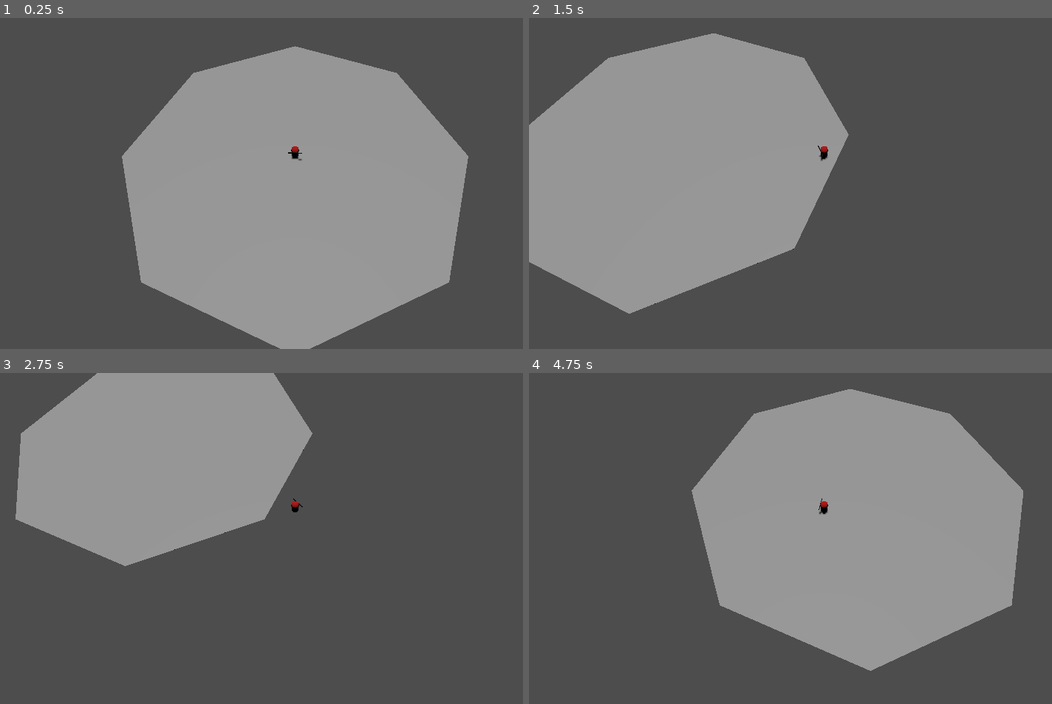
Above: before the commit, frames 1-4 (two rows, left to right).
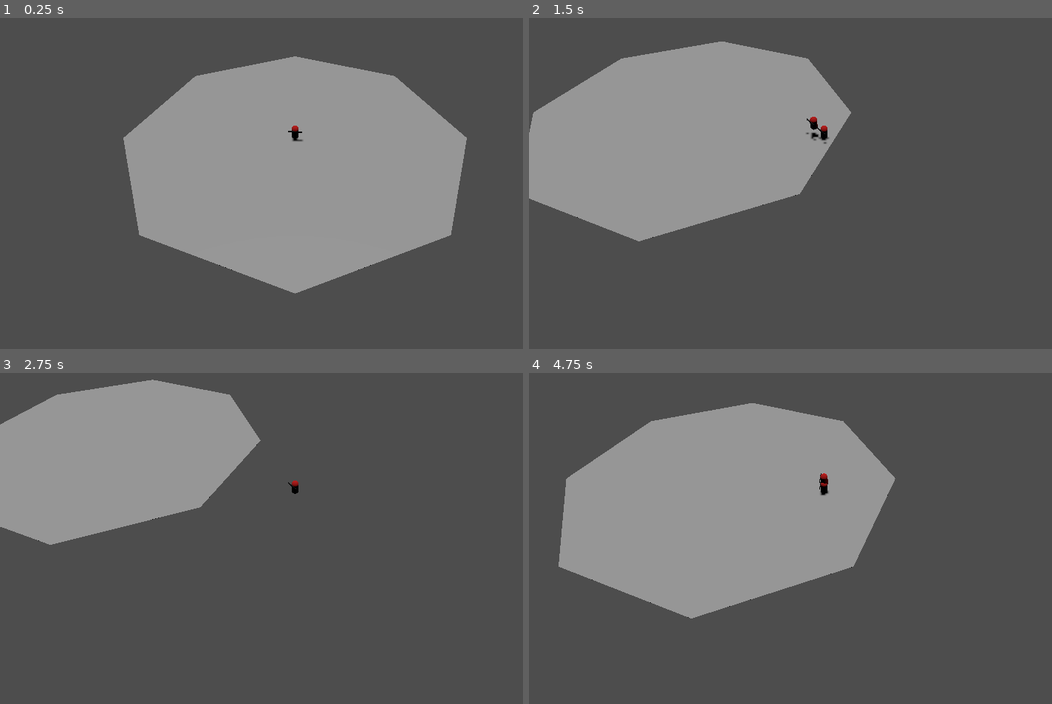
Above: after the commit, the same moments.

Repository: SABECK1/wk
Game: Godot game, scene res://src/level.tscn
Two runs of this game, one before a commit and one after it. Both use one fixed random seed, a clock stepped at 60 frames per second and the inputs below.
Inputs (mouse positions are in pixels of both pictures, inside the frame that each line leads up to):
- Up to frame 1 (0.25 s): no input
- Up to frame 2 (1.5 s): tap Enter at 0.5 s; move the mouse to (952, 166) at 0.52 s; hold D (ui_right) 0.53-1.28 s; tap Q (ability_q) at 0.6 s; tap E (ability_e, bound only after the commit) at 0.8, 1.35 s; move the mouse to (706, 200) at 1.27 s; hold S (ui_down) from 1.28 s (still down)
- Up to frame 3 (2.75 s): tap Q (ability_q) at 1.55, 2.1 s; move the mouse to (355, 465) at 2.02 s; release S (ui_down) at 2.03 s; hold D (ui_right) from 2.03 s (still down); tap E (ability_e, bound only after the commit) at 2.3 s
- Up to frame 4 (4.75 s): move the mouse to (795, 604) at 2.77 s; release D (ui_right) at 2.78 s; hold W (ui_up) 2.78-3.53 s; tap E (ability_e, bound only after the commit) at 2.85, 3.8, 4.35 s; tap Q (ability_q) at 3.05, 3.6, 4.55 s; move the mouse to (999, 588) at 3.52 s; hold A (ui_left) from 3.53 s (still down); move the mouse to (649, 488) at 4.27 s

The runs differ from the first frame. In frame 1, 12% of the frame differs, in the area x 23-90%, y 8-100%; in frame 2, 12%; in frame 3, 11%; in frame 4, 38%, in the area x 5-95%, y 4-90%.
Error before the commit: Invalid access to property or key 'position' on a base object of type 'Dictionary'. (res://src/Abilities/Blink/Blink.gd:11)
Error after the commit: Invalid access to property or key 'position' on a base object of type 'Dictionary'. (res://src/Abilities/Ghost/Ghost.gd:13)

Commit message:
Ghost Ability Look Direction and Despawn

Diff:
--- a/project.godot
+++ b/project.godot
@@ -14,6 +14,10 @@
 run/main_scene="res://src/level.tscn"
 config/features=PackedStringArray("4.2", "Forward Plus")
 config/icon="res://icon.svg"
+
+[autoload]
+
+PlayerVariables="*res://src/Global/PlayerVariables.gd"
 
 [input]
 
@@ -50,3 +54,8 @@
 "events": [Object(InputEventKey,"resource_local_to_scene":false,"resource_name":"","device":-1,"window_id":0,"alt_pressed":false,"shift_pressed":false,"ctrl_pressed":false,"meta_pressed":false,"pressed":false,"keycode":0,"physical_keycode":81,"key_label":0,"unicode":113,"echo":false,"script":null)
 ]
 }
+ability_e={
+"deadzone": 0.5,
+"events": [Object(InputEventKey,"resource_local_to_scene":false,"resource_name":"","device":-1,"window_id":0,"alt_pressed":false,"shift_pressed":false,"ctrl_pressed":false,"meta_pressed":false,"pressed":false,"keycode":0,"physical_keycode":69,"key_label":0,"unicode":101,"echo":false,"script":null)
+]
+}
--- a/src/Abilities/AbilityController.gd
+++ b/src/Abilities/AbilityController.gd
@@ -6,7 +6,7 @@
 var ability_trigger : String # Key to trigger ability
 var can_use : bool
 
-func _init(use_key : String = "ability_q", cooldown_value : float = 0.5):
+func _init(use_key : String = "", cooldown_value : float = 0.5):
 	base_cooldown = cooldown_value
 	ability_trigger = use_key
 	can_use = true
--- a/src/Abilities/Blink/Blink.gd
+++ b/src/Abilities/Blink/Blink.gd
@@ -3,10 +3,10 @@
 
 const blink_range = 10
 func use_ability(user, mouse_coords):
-	print(can_use_ability())
 	if not can_use_ability():
+		print("Blink on Cooldown")
 		return
-
+	print("Used Blink")
 	# When the cursor hovers directly over the player, the player should not move further than that using blink
 	var maximum_distance_vector = mouse_coords.position - user.position
 
--- /dev/null
+++ b/src/Abilities/Ghost/Ghost.gd
@@ -0,0 +1,17 @@
+class_name Ghost extends Ability
+var ghost = load("res://src/Abilities/Ghost/GhostDisplay.tscn")
+
+func use_ability(user, mouse_coords):
+	if not can_use_ability():
+		print("Ghost on Cooldown")
+		return
+	print("Used Ghost")
+	var g = ghost.instantiate()
+
+	# Ghost should spawn at User location
+	g.position = user.position
+	g.configure(user, mouse_coords.position - user.position)
+
+	# Adds Ghost as separate node in the tree, to unlink both Bodies
+	get_node("/root").add_child(g)
+	set_on_cooldown()
--- /dev/null
+++ b/src/Abilities/Ghost/Ghost.tscn
@@ -0,0 +1,6 @@
+[gd_scene load_steps=2 format=3 uid="uid://cknhrlurixbs3"]
+
+[ext_resource type="Script" path="res://src/Abilities/Ghost/Ghost.gd" id="1_q5m7w"]
+
+[node name="Ghost" type="Node3D"]
+script = ExtResource("1_q5m7w")
--- /dev/null
+++ b/src/Abilities/Ghost/GhostDisplay.gd
@@ -0,0 +1,37 @@
+extends Entity
+
+var ghost_target_velocity = Vector3.ZERO
+var ghost_direction = Vector3.ZERO
+var ghost_parent = null
+var ghost_max_distance = 1150
+var ghost_current_distance = Vector3.ZERO
+
+func configure(parent = null, direction = null):
+	ghost_parent = parent
+	ghost_direction = direction
+
+func _ready():
+	pass # Replace with function body.
+
+
+# Called every frame. 'delta' is the elapsed time since the previous frame.
+func _physics_process(delta):
+	# Ghost Movement Direction
+	if ghost_direction != Vector3.ZERO:
+		ghost_direction = ghost_direction.normalized()
+
+	ghost_target_velocity.x = ghost_direction.x * PlayerVariables.speed
+	ghost_target_velocity.z = ghost_direction.z * PlayerVariables.speed
+	velocity = ghost_target_velocity
+
+	# Ghost facing direction
+	var look_direction = ghost_direction
+	look_direction.z *= -1
+	$Body.look_at(ghost_direction * 2000, Vector3.UP)
+
+	# Ghost ability over?
+	ghost_current_distance += ghost_target_velocity
+
+	if ghost_current_distance.length() >= ghost_max_distance:
+		self.queue_free()
+	move_and_slide()
--- /dev/null
+++ b/src/Abilities/Ghost/GhostDisplay.tscn
@@ -0,0 +1,32 @@
+[gd_scene load_steps=6 format=3 uid="uid://b0gmnxslvnow"]
+
+[ext_resource type="Script" path="res://src/Abilities/Ghost/GhostDisplay.gd" id="1_2ylfu"]
+
+[sub_resource type="CapsuleMesh" id="CapsuleMesh_cme2u"]
+
+[sub_resource type="StandardMaterial3D" id="StandardMaterial3D_ogeun"]
+albedo_color = Color(0.686275, 0.027451, 0, 1)
+
+[sub_resource type="CylinderMesh" id="CylinderMesh_ystib"]
+
+[sub_resource type="StandardMaterial3D" id="StandardMaterial3D_bdo0h"]
+albedo_color = Color(0, 0, 0, 1)
+
+[node name="Player" type="CharacterBody3D"]
+script = ExtResource("1_2ylfu")
+
+[node name="Body" type="MeshInstance3D" parent="."]
+transform = Transform3D(-2.18557e-07, 0, 1, 0, 1, 0, -1, 0, -2.18557e-07, 0, 1.02719, 0)
+mesh = SubResource("CapsuleMesh_cme2u")
+skeleton = NodePath("")
+surface_material_override/0 = SubResource("StandardMaterial3D_ogeun")
+
+[node name="Staff" type="MeshInstance3D" parent="Body"]
+transform = Transform3D(0.00589102, 0.918531, -0.00152891, 3.1016e-12, -0.00589261, -0.239053, -0.10657, 0.050775, -8.45157e-05, 0.00171314, 0.425319, -0.501455)
+mesh = SubResource("CylinderMesh_ystib")
+skeleton = NodePath("")
+surface_material_override/0 = SubResource("StandardMaterial3D_bdo0h")
+
+[node name="MainCam" type="Camera3D" parent="."]
+transform = Transform3D(-1, 7.57104e-08, -4.37114e-08, 2.26267e-08, 0.707107, 0.707107, 8.44439e-08, 0.707107, -0.707107, -2.72848e-12, 34, -43)
+fov = 46.1
--- /dev/null
+++ b/src/Global/PlayerVariables.gd
@@ -0,0 +1,3 @@
+extends Node
+# How fast the player moves in meters per second.
+var speed = 14
--- a/src/Player/Entity.gd
+++ b/src/Player/Entity.gd
@@ -1,9 +1,10 @@
 extends CharacterBody3D
 class_name Entity
 
-func load_ability(name):
-	var script = load("res://src/Abilities/" + name + "/" + name + ".gd")
+func load_ability(name : String, use_key : String, cooldown_value : float):
 	var scene = load("res://src/Abilities/" + name + "/" + name + ".tscn")
-	var sceneNode = scene.instantiate()
-	add_child(sceneNode)
-	return sceneNode
+	var new_ability: Ability = scene.instantiate()
+	new_ability.ability_trigger = use_key
+	new_ability.base_cooldown = cooldown_value
+	add_child(new_ability)
+	return new_ability
--- a/src/Player/player.gd
+++ b/src/Player/player.gd
@@ -3,17 +3,11 @@
 var ray_origin = Vector3()
 var ray_target = Vector3()
 
-
-var target_velocity = Vector3.ZERO
-# How fast the player moves in meters per second.
-@export var speed = 14
-# The downward acceleration when in the air, in meters per second squared.
-@export var fall_acceleration = 75
-
-var blink = load_ability("Blink")
+var blink = load_ability("Blink", "ability_q", 10.0)
+var ghost = load_ability("Ghost", "ability_e", 2.0)
 #var blinkClass = blink.new("ability_q", 10)
 
-var abilities = [blink]
+var abilities = [blink, ghost]
 
 
 func _unhandled_input(event):
@@ -39,28 +33,20 @@
 	var intersection = space_state.intersect_ray(ray_query)
 	return intersection
 
+var speed = PlayerVariables.speed
 
 func _physics_process(delta):
 	var mouse_coordinates = get_cursor()
-	var direction = Vector3.ZERO
 
-	if Input.is_action_pressed("ui_right"):
-		direction.x += 1
-	if Input.is_action_pressed("ui_left"):
-		direction.x -= 1
-	if Input.is_action_pressed("ui_up"):
-		direction.z -= 1
-	if Input.is_action_pressed("ui_down"):
-		direction.z += 1
+	var input_dir := Input.get_vector("ui_left", "ui_right", "ui_up", "ui_down")
+	var direction := (transform.basis * Vector3(input_dir.x, 0, input_dir.y)).normalized()
 
-	if direction != Vector3.ZERO:
-		direction = direction.normalized()
-
-	target_velocity.x = direction.x * speed
-	target_velocity.z = direction.z * speed
-
-
-	velocity = target_velocity
+	if direction:
+		velocity.x = direction.x * PlayerVariables.speed
+		velocity.z = direction.z * PlayerVariables.speed
+	else:
+		velocity.x = move_toward(velocity.z, 0, PlayerVariables.speed)
+		velocity.z = move_toward(velocity.z, 0, PlayerVariables.speed)
 	move_and_slide()
 
 
--- a/src/level.tscn
+++ b/src/level.tscn
@@ -36,8 +36,8 @@
 surface_material_override/0 = SubResource("StandardMaterial3D_0g4wi")
 
 [node name="MainCam" type="Camera3D" parent="Player"]
-transform = Transform3D(-1, -7.57104e-08, 4.37114e-08, 0, 0.5, 0.866025, -8.74228e-08, 0.866025, -0.5, 2.09815e-06, 32.9728, -24)
-fov = 58.0
+transform = Transform3D(1, -1.38931e-08, -1.81059e-08, 2.26267e-08, 0.707107, 0.707107, 2.97886e-09, -0.707107, 0.707107, -3.75918e-06, 32.9728, 43)
+fov = 46.1
 
 [node name="Sun" type="DirectionalLight3D" parent="."]
 transform = Transform3D(1, 0, 0, 0, 1.31134e-07, 1, 0, -1, 1.31134e-07, 0, 25, 0)
Not shown, added: src/Abilities/Ghost/GhoAAEE.tmp
